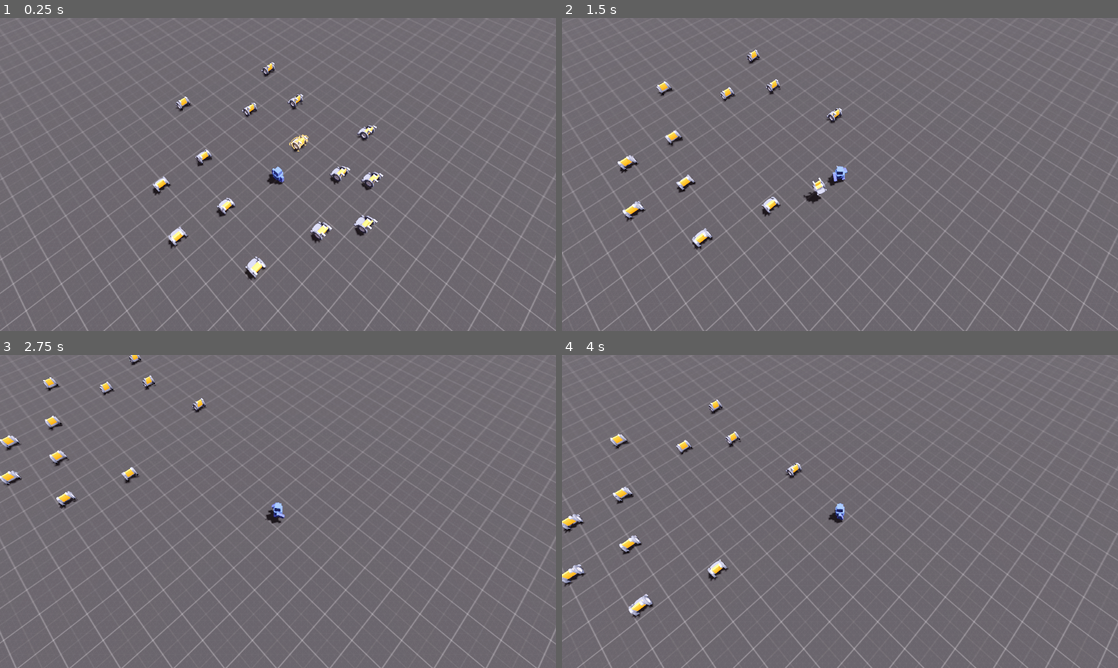
Above: before the commit, frames 1-4 (two rows, left to right).
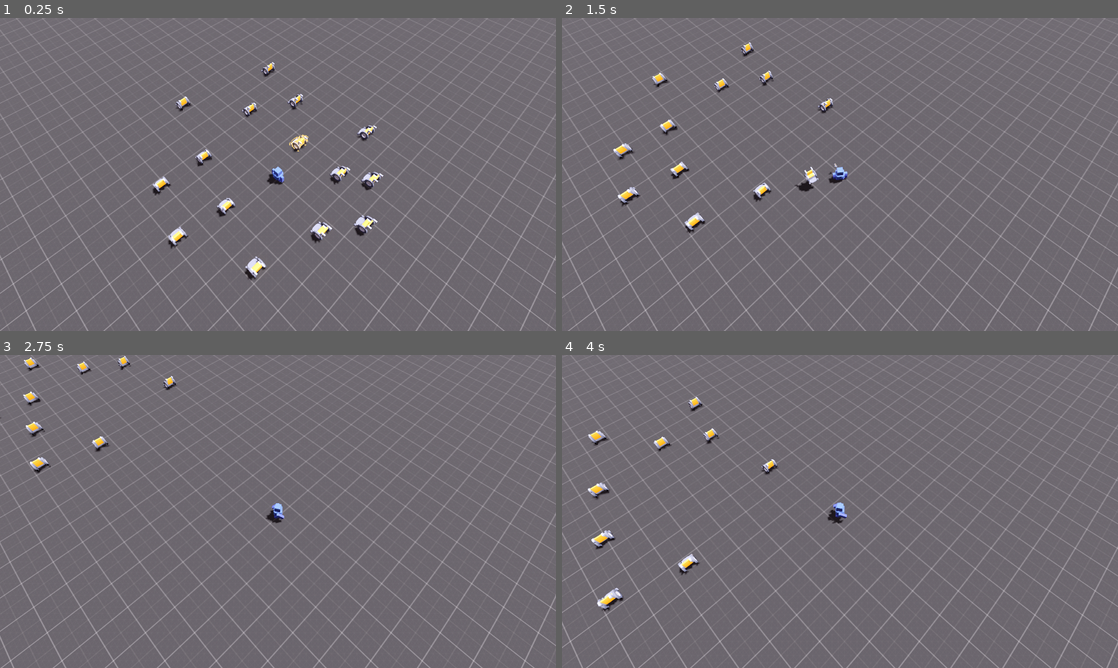
Above: after the commit, the same moments.

Repository: kurushimee/recycle-the-world
Game: Godot game, scene res://core/main.tscn
The game is run twice, just before and just after one commit, with the same random seed, the same clock (stepped at 60 frames per second) and the same inputs.
Inputs:
- Up to frame 1 (0.25 s): no input
- Up to frame 2 (1.5 s): tap Enter at 0.5 s; hold D (move_right) 0.53-1.28 s; hold Space (interact) 0.53-1.28 s; hold S (move_down) from 1.28 s (still down); tap Space (interact) at 1.35 s
- Up to frame 3 (2.75 s): release S (move_down) at 2.03 s; hold D (move_right) from 2.03 s (still down); hold Space (interact) from 2.03 s (still down); tap 1 at 2.1 s
- Up to frame 4 (4 s): release D (move_right) at 2.78 s; release Space (interact) at 2.78 s; hold W (move_up) 2.78-3.53 s; tap 2 at 2.85 s; tap Space (interact) at 3.05 s; hold A (move_left) from 3.53 s (still down); hold Space (interact) from 3.53 s (still down); tap 3 at 3.6 s

The runs differ from the first frame. In frame 1, 0.1% of the frame differs, in the area x 27-69%, y 14-83%; in frame 2, 9.5%; in frame 3, 8.2%; in frame 4, 9.5%, in the area x 0-100%, y 0-100%.

Commit message:
highlight objects when can't interact

Diff:
--- a/entities/player/interaction.gd
+++ b/entities/player/interaction.gd
@@ -16,12 +16,9 @@
 func _physics_process(_delta: float) -> void:
 	if _current_interactions.is_empty(): return
 
-	if _can_interact:
-		_update_interactions()
-		# Continuously checks for interactions to allow holding down the button.
-		_try_interacting()
-	else:
-		_nearest_interaction.set_highlight(false)
+	_update_interactions()
+	# Continuously checks for interactions to allow holding down the button.
+	_try_interacting()
 
 
 func _update_interactions() -> void:
--- a/entities/player/player.gd
+++ b/entities/player/player.gd
@@ -1,8 +1,8 @@
 class_name Player
 extends CharacterBody3D
 
-const WALK_SPEED = 5.0
-const ROTATION_SPEED = 10.0
+const WALK_SPEED = 6.9
+const ROTATION_SPEED = 12.5
 
 @export_group("Nodes")
 @export var body: Node3D
--- a/objects/collectable_body/collectable_body.gd
+++ b/objects/collectable_body/collectable_body.gd
@@ -10,10 +10,10 @@
 @export var _interactable: Interactable:
 	set(value):
 		_interactable = value
-		if _interactable:
-			_interactable.interact = collect
 		if Engine.is_editor_hint():
 			_get_configuration_warnings()
+		elif _interactable:
+			_interactable.interact = collect
 
 
 func _ready() -> void:
--- a/objects/collectable_body/collectable_body.tscn
+++ b/objects/collectable_body/collectable_body.tscn
@@ -20,4 +20,5 @@
 metadata/_custom_type_script = "uid://ccy7bkca3n1vl"
 
 [node name="CollisionShape3D" type="CollisionShape3D" parent="Interactable"]
+visible = false
 debug_color = Color(0.19031474, 0.51473033, 1, 0.41960785)
--- a/project.godot
+++ b/project.godot
@@ -31,6 +31,7 @@
 
 window/size/viewport_width=1280
 window/size/viewport_height=720
+window/vsync/vsync_mode=3
 
 [editor_plugins]
 
@@ -84,6 +85,5 @@
 
 [rendering]
 
-renderer/rendering_method="gl_compatibility"
-renderer/rendering_method.mobile="gl_compatibility"
-anti_aliasing/quality/msaa_3d=1
+textures/default_filters/anisotropic_filtering_level=4
+anti_aliasing/quality/msaa_3d=3
--- a/world/world.tscn
+++ b/world/world.tscn
@@ -30,6 +30,7 @@
 [sub_resource type="StandardMaterial3D" id="StandardMaterial3D_6xmxd"]
 albedo_texture = ExtResource("1_6xmxd")
 uv1_triplanar = true
+texture_filter = 5
 
 [sub_resource type="PlaneMesh" id="PlaneMesh_tcf2h"]
 material = SubResource("StandardMaterial3D_6xmxd")
@@ -51,6 +52,7 @@
 collision_mask = 0
 
 [node name="CollisionShape3D" type="CollisionShape3D" parent="Floor"]
+visible = false
 shape = SubResource("WorldBoundaryShape3D_g312j")
 
 [node name="MeshInstance3D" type="MeshInstance3D" parent="Floor"]
